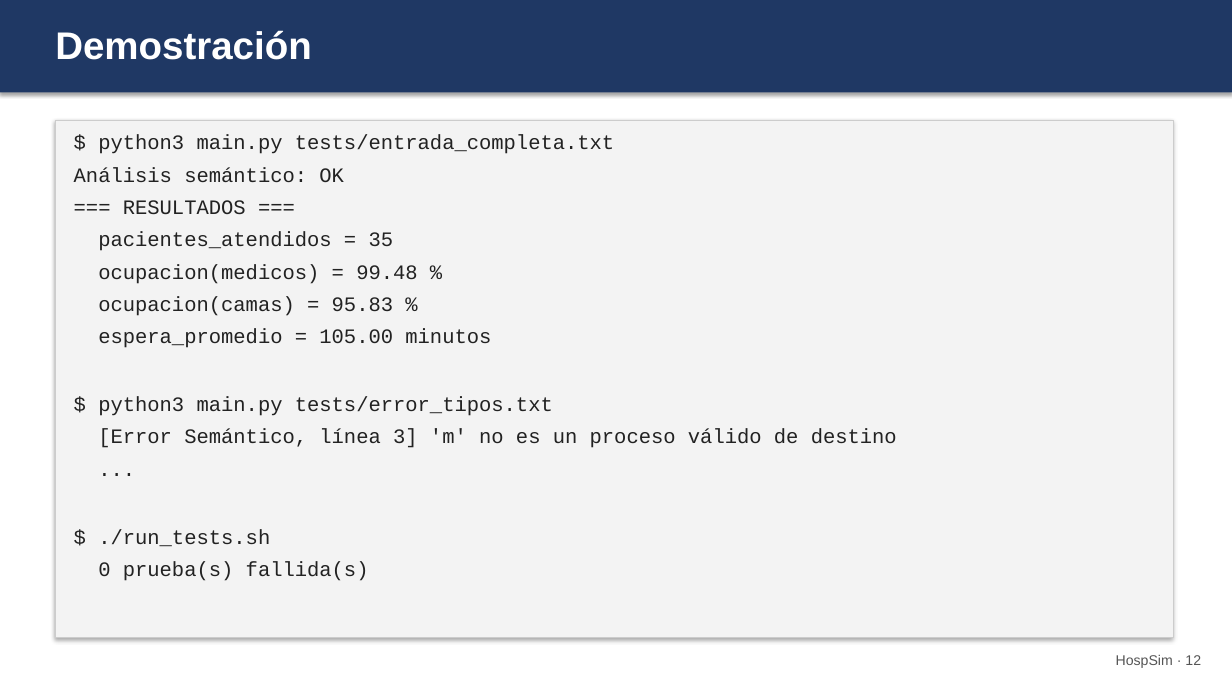
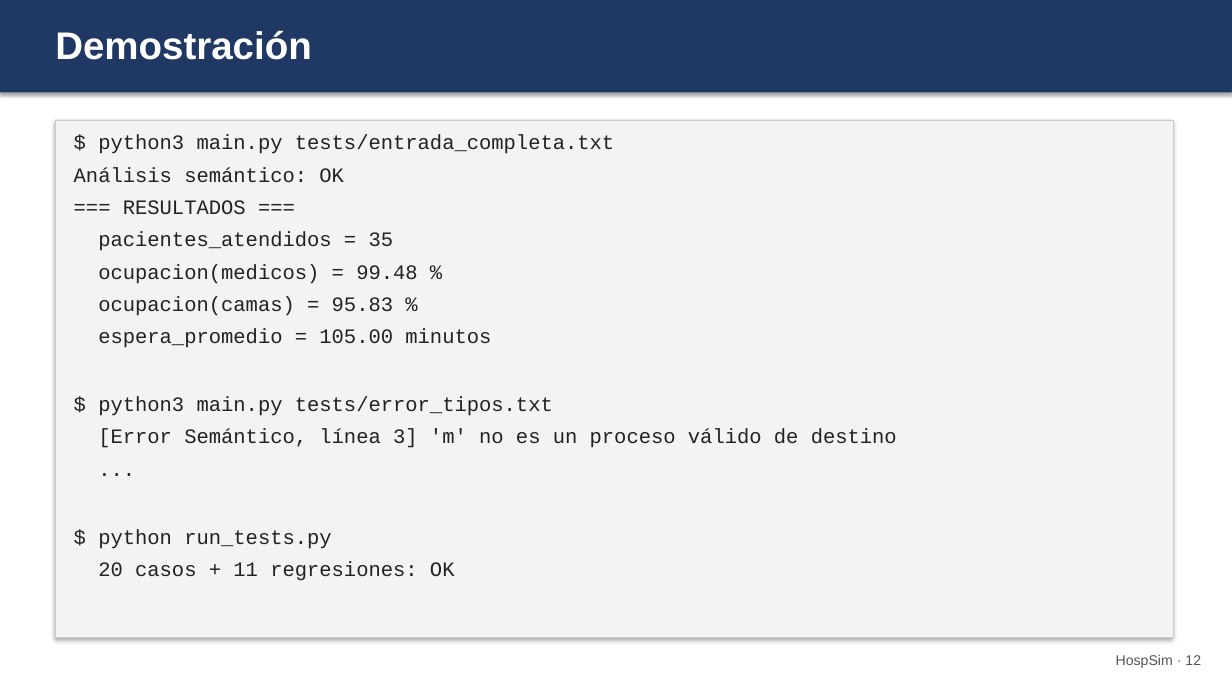
Before and after one commit to Jere348/HospSim, a slide deck: slide 12 of docs/presentacion/Presentacion_Hito2_HospSim.pptx. Drawn at 1232x693 pixels with LibreOffice and Linux fonts; fonts in the diff are those of the drawing. Boxes give left, top, right and bottom in pixels: in the first picture for what was removed or moved away, otherwise in the second. Text is boxed around its words. In the diff, an @@ line names an element or a change of style, - is before the commit and + after.

```diff
--- a/docs/presentacion/Presentacion_Hito2_HospSim.pptx
+++ b/docs/presentacion/Presentacion_Hito2_HospSim.pptx
@@ text at bbox=[98, 529, 455, 581]: text changed @@
-$ ./run_tests.sh
-0 prueba(s) fallida(s)
+$ python run_tests.py
+20 casos + 11 regresiones: OK
```
Also in this commit, not shown: 5 other slides changed, 20 other files.
